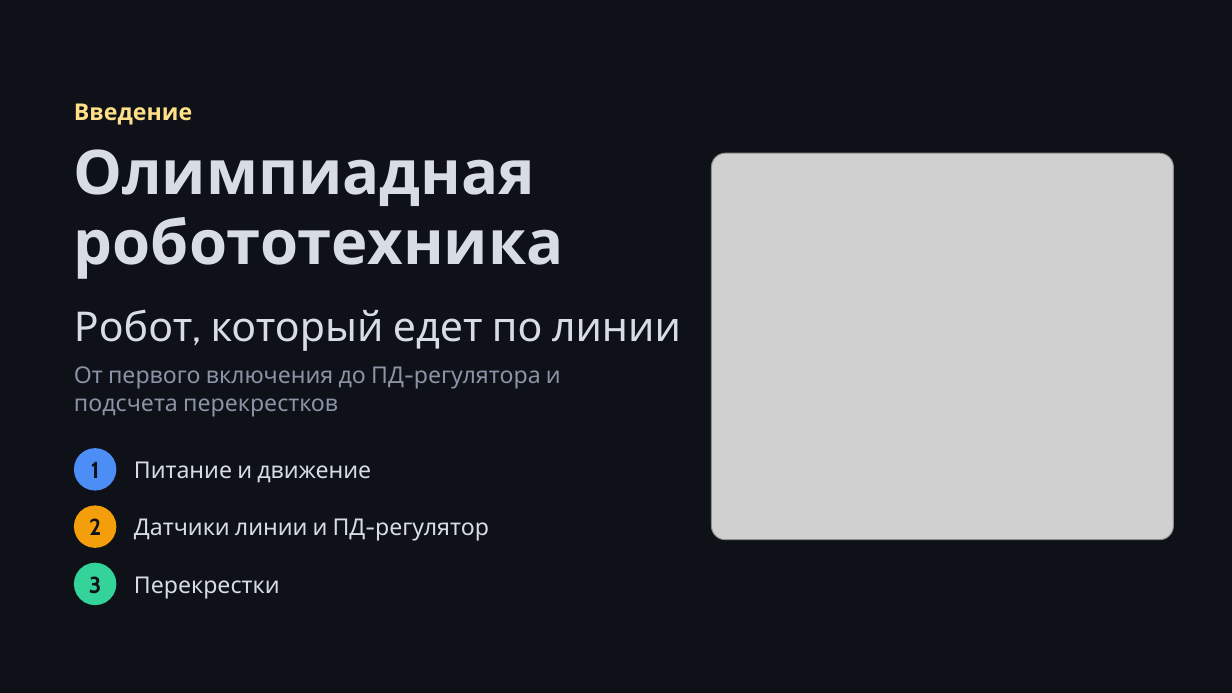
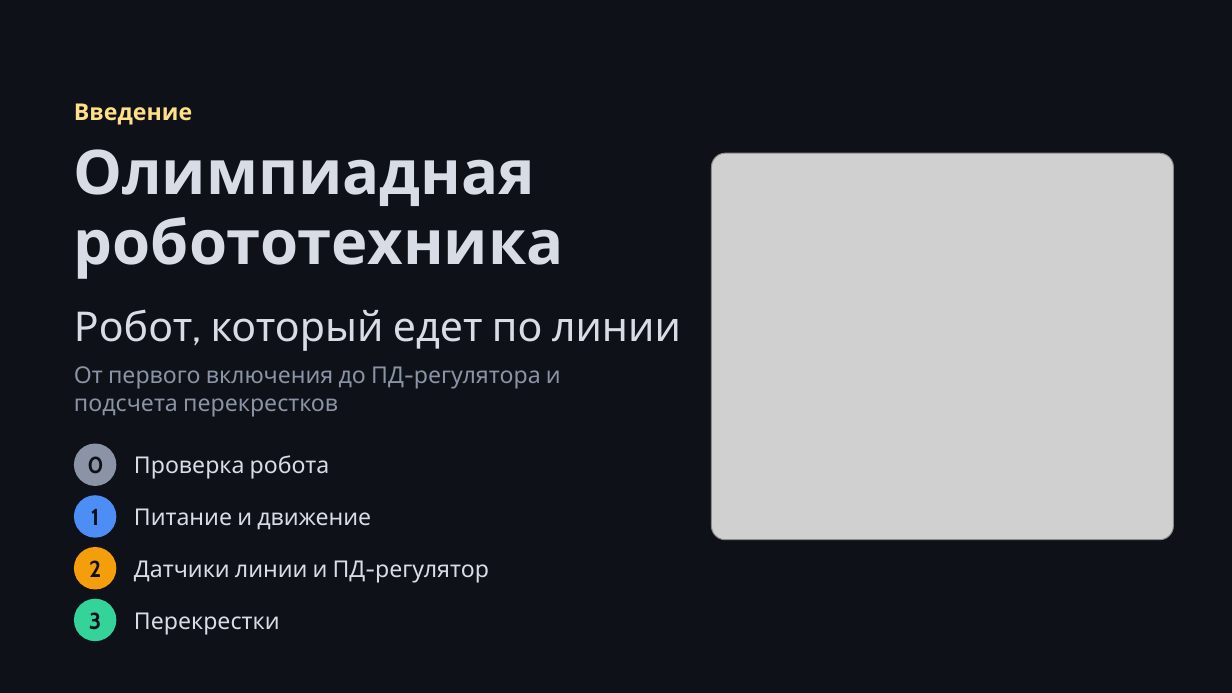
Before and after one commit to alekseigrachev2002-maker/Olympiad-Robot-Lessons, a slide deck: slide 1 of assets/Olympiad_robot_lecture.pptx. Drawn at 1232x693 pixels with LibreOffice and Linux fonts; fonts in the diff are those of the drawing; grey boxes stand for pictures. Boxes give left, top, right and bottom in pixels: in the first picture for what was removed or moved away, otherwise in the second. Text is boxed around its words. In the diff, an @@ line names an element or a change of style, - is before the commit and + after.

```diff
--- a/assets/Olympiad_robot_lecture.pptx
+++ b/assets/Olympiad_robot_lecture.pptx
@@ ellipse added at (74,444,116,486), fill #8A94A6, 18 pt, text #0E1117, bold @@
+0
@@ text added at (134,455,330,479), 18 pt, text #D7DCE5 @@
+Проверка робота
@@ ellipse "1": place and size @@
-ellipse "1" at (74,448,116,491)
+ellipse "1" at (74,495,116,538)
@@ text "Питание и движение": place and size @@
-text "Питание и движение" at (134,461,371,483)
+text "Питание и движение" at (134,508,371,530)
@@ ellipse "2": place and size @@
-ellipse "2" at (74,506,116,548)
+ellipse "2" at (74,547,116,590)
@@ text "Датчики линии и ПД-регулятор": place and size @@
-text "Датчики линии и ПД-регулятор" at (134,518,489,541)
+text "Датчики линии и ПД-регулятор" at (134,560,489,583)
@@ ellipse "3": place and size @@
-ellipse "3" at (74,563,116,605)
+ellipse "3" at (74,599,116,641)
@@ text "Перекрестки": place and size @@
-text "Перекрестки" at (134,576,280,598)
+text "Перекрестки" at (134,612,280,634)
```
Also in this commit, not shown: 3 other slides changed, 8 other files.
